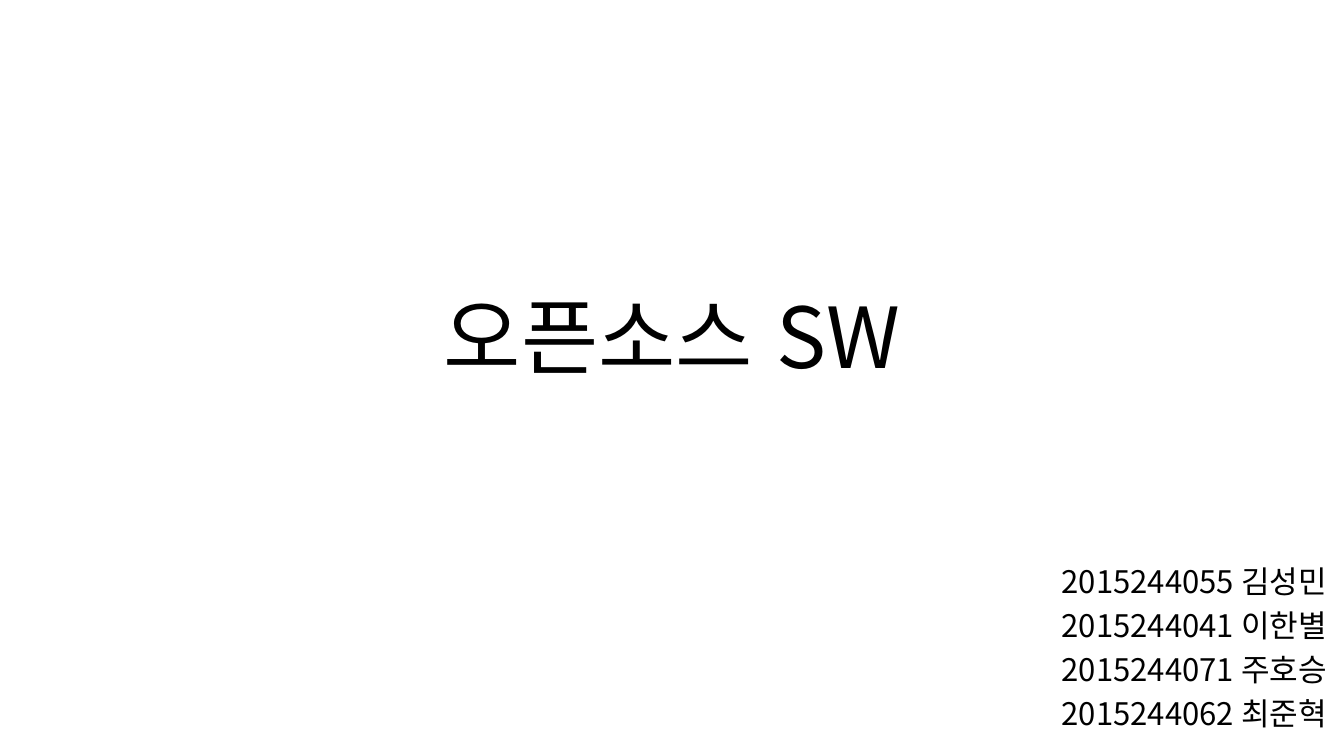
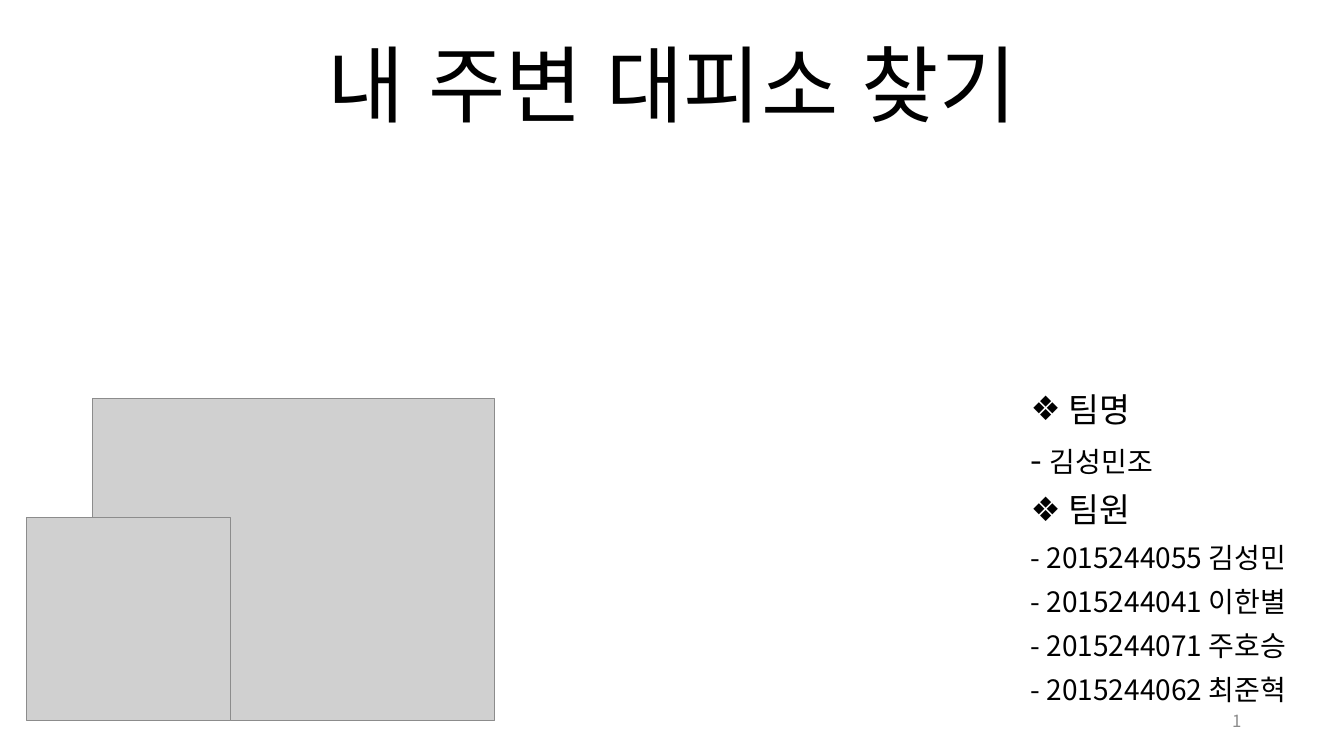
Before and after one commit to devsungmin/OSS-Team, a slide deck: slide 1 of 오픈소스 SW.pptx. Drawn at 1344x756 pixels with LibreOffice and Linux fonts; fonts in the diff are those of the drawing; grey boxes stand for pictures. Boxes give left, top, right and bottom in pixels: in the first picture for what was removed or moved away, otherwise in the second. Text is boxed around its words. In the diff, an @@ line names an element or a change of style, - is before the commit and + after.

```diff
--- a/오픈소스 SW.pptx
+++ b/오픈소스 SW.pptx
@@ title at (328, 46, 1017, 123): text changed @@
-오픈소스 SW
+내 주변 대피소 찾기
@@ picture added at (93, 398, 495, 721) @@
@@ subtitle at (1047, 394, 1286, 703): text changed; size 22.2 to 20 pt @@
-2015244055 김성민
-2015244041 이한별
-2015244071 주호승
-2015244062 최준혁
+❖ 팀명
+- 김성민조
+❖ 팀원
+- 2015244055 김성민
+- 2015244041 이한별
+- 2015244071 주호승
+- 2015244062 최준혁
@@ picture added at (27, 517, 231, 721) @@
@@ page number added at (1232, 715, 1241, 727), 12 pt, text #8C8C8C @@
+1
```
Also in this commit, not shown: 8 other slides changed, 1 slide added, 1 slide removed.
